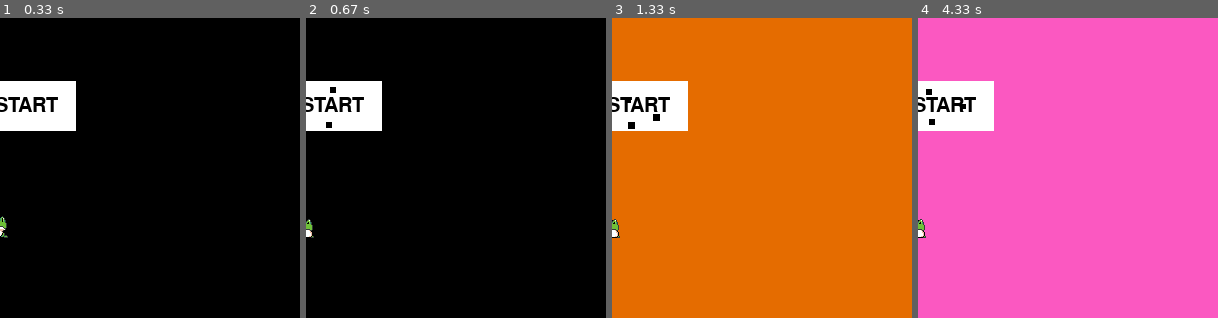
Above: before the commit, frames 1-4 (left to right).
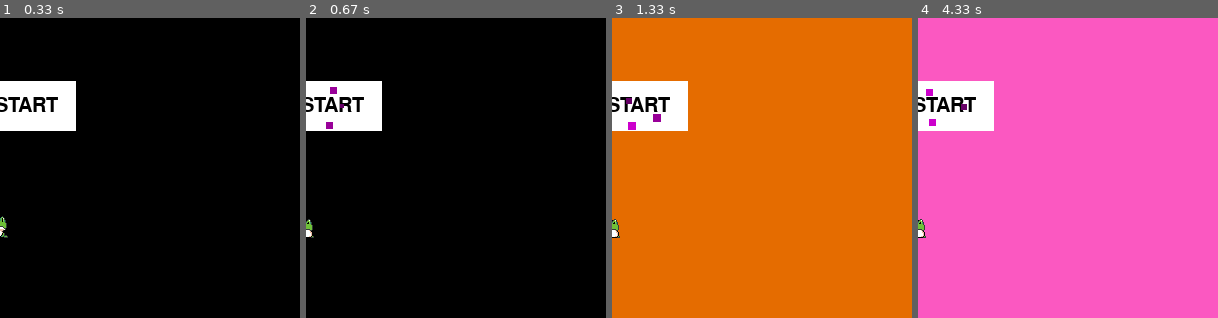
Above: after the commit, the same moments.

Repository: KaL844/pygame-base
Game: pygame game, started from main.py
Same seed, same stepped clock (60 frames per second), same inputs: the game is played once before the commit and once after it.
Inputs (mouse positions are % of the whole screen's width and height, from its top left):
- Up to frame 1 (0.33 s): no input
- Up to frame 2 (0.67 s): click (50, 50) at 0.38 s
- Up to frame 3 (1.33 s): tap Space at 0.67 s; click "START" at 1.05 s
- Up to frame 4 (4.33 s): click "START" at 2.38 s; tap Space at 3.67 s; click "START" at 4.05 s
The pictures show only the part of the screen within x 46-96%, y 35-85%; the shares and areas given below are measured in that part.

Frame 1 is identical in both runs. In frame 2, 0.1% of the frame differs, in the area x 6-13%, y 23-37%; in frame 3, 0.2%, in the area x 4-17%, y 26-38%; in frame 4, 0.1%.

Commit message:
[update] effect show

Diff:
--- a/components/effect.py
+++ b/components/effect.py
@@ -175,14 +175,12 @@
             color_index = random.randint(0, 4)
             self.color = SparkleEffect.COLOR_LIST[color_index]
         def draw(self, screen: pygame.Surface) -> None:
-            alpha = random.uniform(0, math.pi * 2)
-            img = pygame.Surface((self.edge, self.edge))
-            pygame.draw.polygon(img, self.color, [
-                (self.x + self.edge, self.y),
+            pygame.draw.polygon(screen, self.color, [
+                (self.x, self.y),
                 (self.x + self.edge, self.y),
                 (self.x + self.edge, self.y + self.edge),
-                (self.x, self.y + self.edge)])
-            screen.blit(pygame.transform.rotate(img, alpha), (self.x, self.y))
+                (self.x, self.y + self.edge)
+            ])
         def update(self) -> None:
             self.live_time -= 1
 
